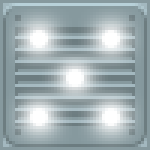
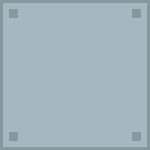
Layer changes from the first 150 x 150 image to the second:
moved "Background12" into group "Decos" over bbox(3, 3, 147, 150)
hid "Layer 8", moved it into group "Decos" over bbox(33, 42, 117, 120)
hid "Background10", moved it into group "Decos" over bbox(3, 3, 147, 150)
renamed "Group 1" to "Lights", hid the group it (9 layers) over bbox(30, 30, 120, 126)
